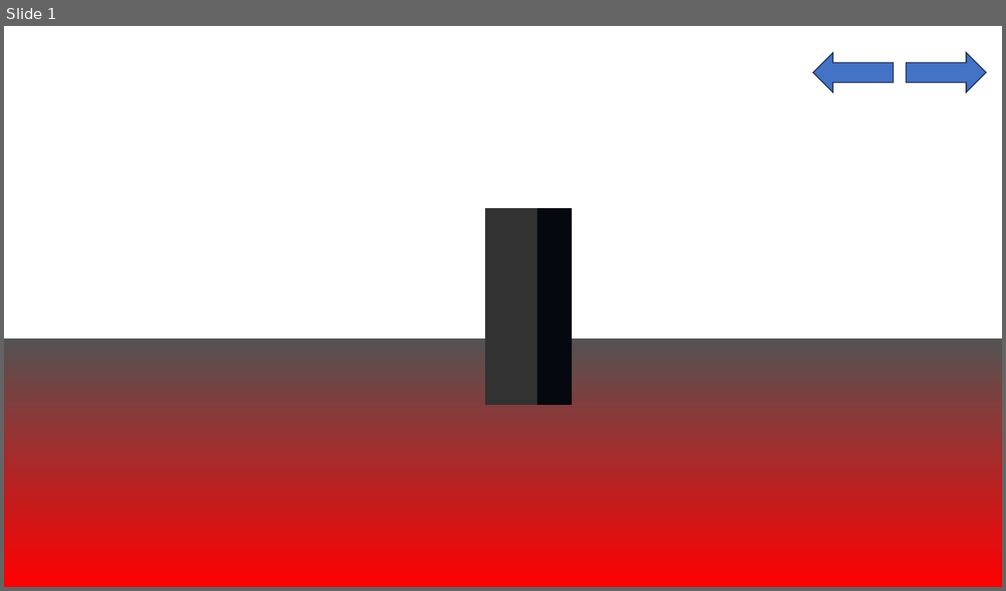
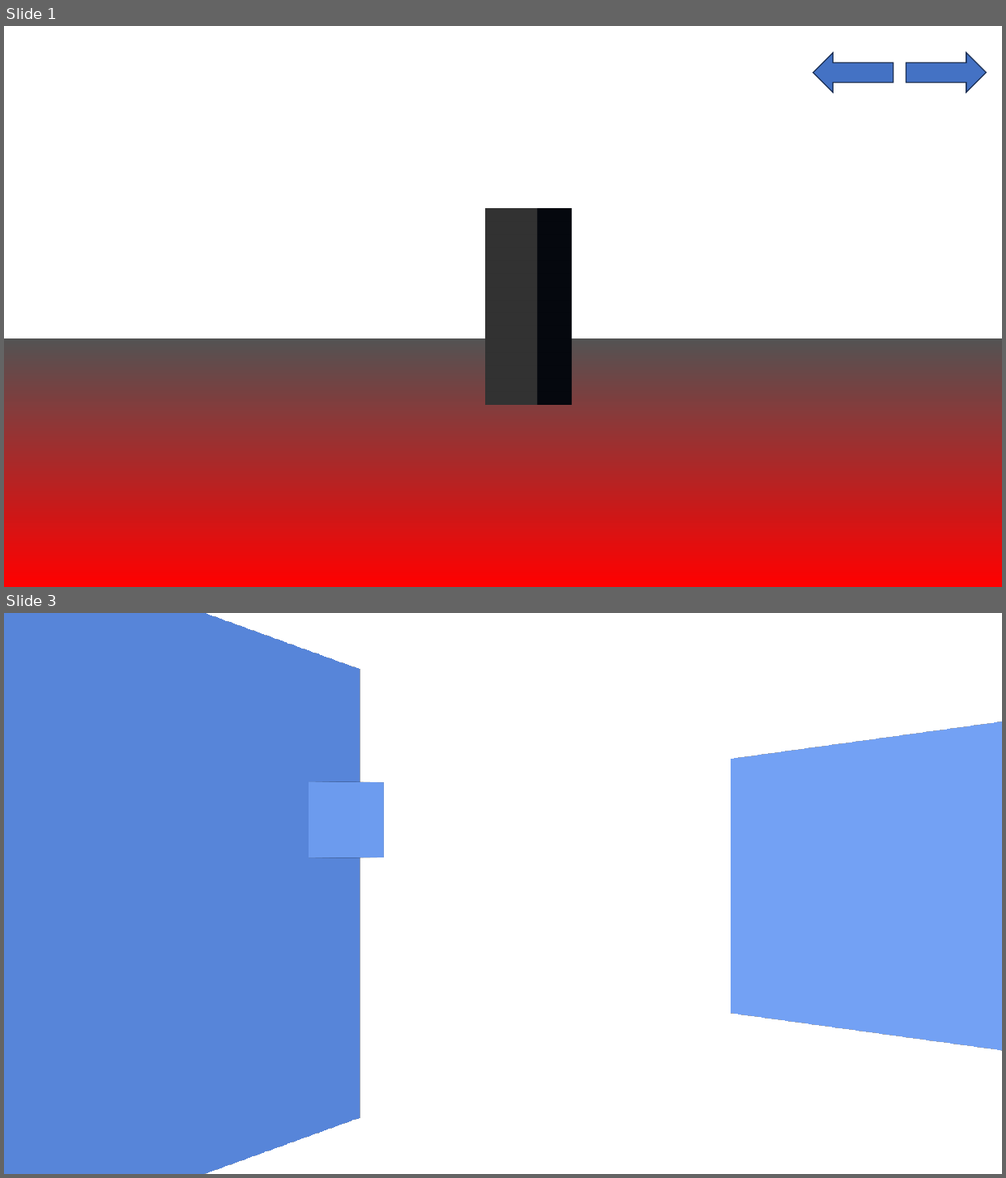
Before and after one commit to DamianyRosales/visus-engine-py, a slide deck: poc.pptm. Shown one above the other, each under a label of ours: slide 1 before the commit, slides 1 and 3 after it; the slides between them are not shown. The pictures are 1006x591 and 1006x1178 pixels, drawn with LibreOffice and Linux fonts; fonts in the diff are those of the drawing. Boxes give left, top, right and bottom in pixels: in the first picture for what was removed or moved away, otherwise in the second. Text is boxed around its words. In the diff, an @@ line names an element or a change of style, - is before the commit and + after.

```diff
--- a/poc.pptm
+++ b/poc.pptm
@@ slide 3 added at bbox=[4, 613, 1002, 1174], background #FFFFFF @@
@@ rectangle added at bbox=[4, 628, 437, 1160], fill #4472C4, outline #1E3256 1 pt @@
@@ rectangle added at bbox=[697, 744, 1002, 1029], fill #4472C4, outline #1E3256 1 pt @@
@@ rectangle added at bbox=[309, 783, 385, 858], fill #4472C4, outline #1E3256 1 pt @@
```
Also in this commit, not shown: 1 slide changed, 8 other slides added, 1 slide removed, 5 other files.
